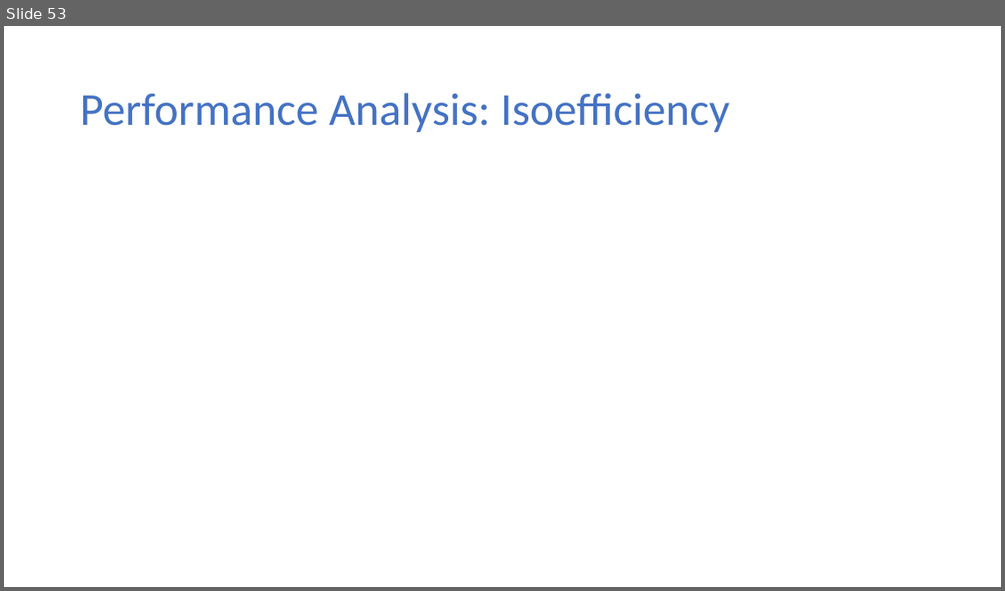
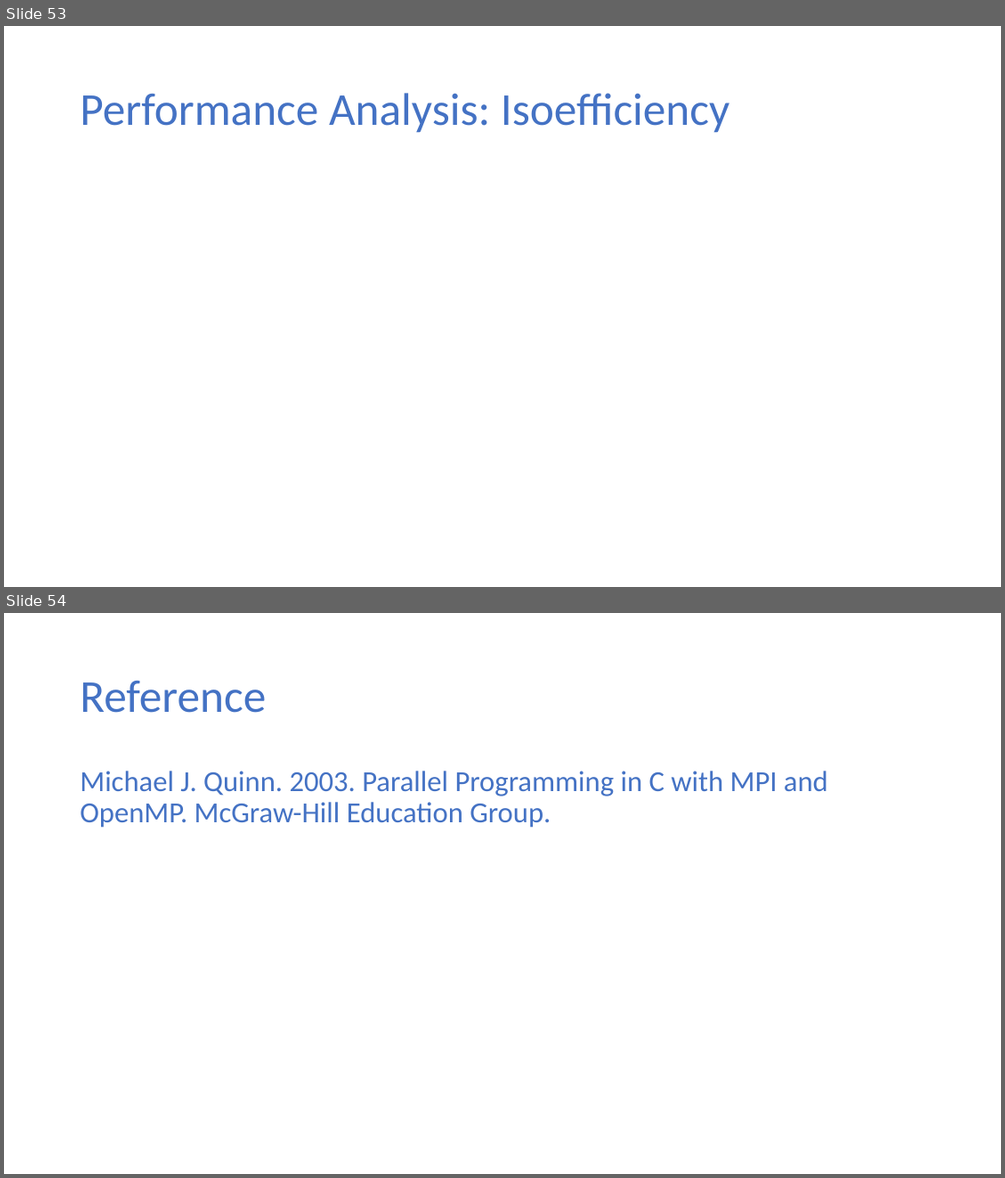
Before and after one commit to ekkapotc/PC, a slide deck: Slides/Lecture 1.pptx. Shown one above the other, each under a label of ours: slide 53 before the commit, slides 53 and 54 after it. The pictures are 1005x591 and 1005x1178 pixels, drawn with LibreOffice and Linux fonts; fonts in the diff are those of the drawing; grey boxes stand for pictures. Boxes give left, top, right and bottom in pixels: in the first picture for what was removed or moved away, otherwise in the second. Text is boxed around its words. In the diff, an @@ line names an element or a change of style, - is before the commit and + after.

```diff
--- a/Slides/Lecture 1.pptx
+++ b/Slides/Lecture 1.pptx
@@ slide 54 added at [4, 613, 1001, 1174], background #FFFFFF @@
@@ title added at [80, 681, 266, 713], 44 pt, text #4472C4 @@
+Reference
@@ text added at [80, 771, 828, 827], 28 pt, text #4472C4 @@
+Michael J. Quinn. 2003. Parallel Programming in C with MPI and OpenMP. McGraw-Hill Education Group.
```
Also in this commit, not shown: 6 other files.
